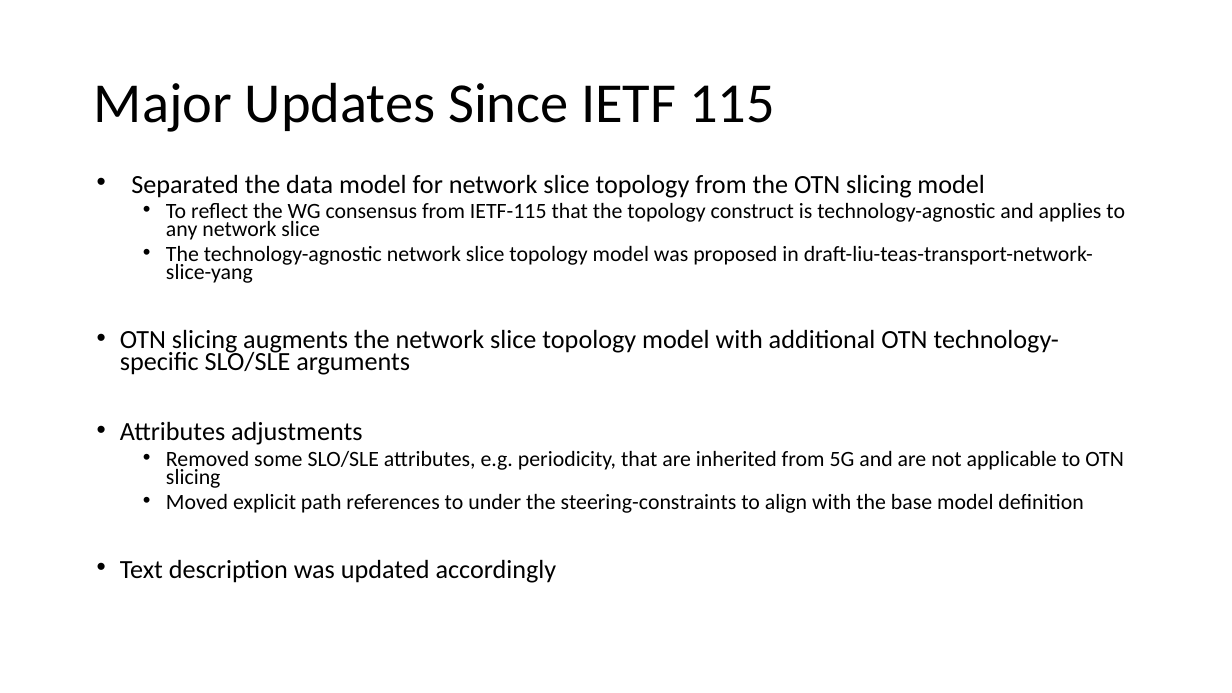
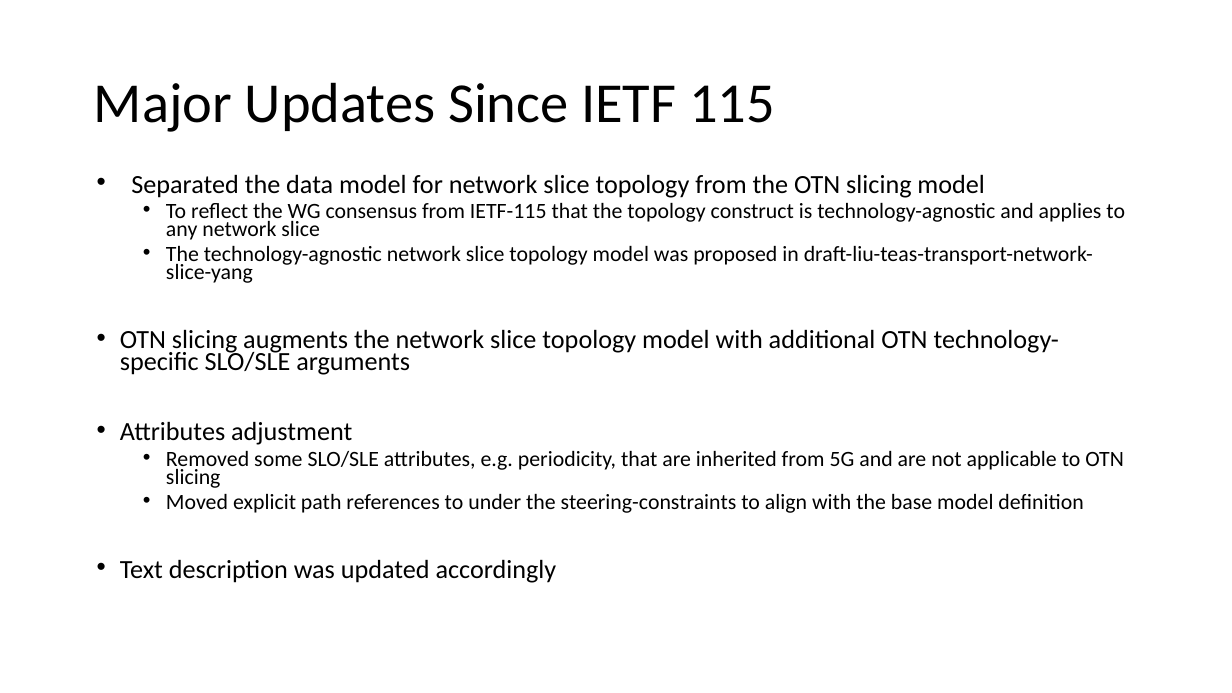
Before and after one commit to aguoietf/Public_material_for_standards, a slide deck: slide 2 of draft-ietf-ccamp-yang-otn-slicing-04.pptx. Drawn at 1232x693 pixels with LibreOffice and Linux fonts; fonts in the diff are those of the drawing. Boxes give left, top, right and bottom in pixels: in the first picture for what was removed or moved away, otherwise in the second. Text is boxed around its words. In the diff, an @@ line names an element or a change of style, - is before the commit and + after.

```diff
--- a/draft-ietf-ccamp-yang-otn-slicing-04.pptx
+++ b/draft-ietf-ccamp-yang-otn-slicing-04.pptx
@@ text at [120, 421, 352, 445]: text changed @@
-• Attributes adjustments
+• Attributes adjustment
```
Also in this commit, not shown: 1 other file.
